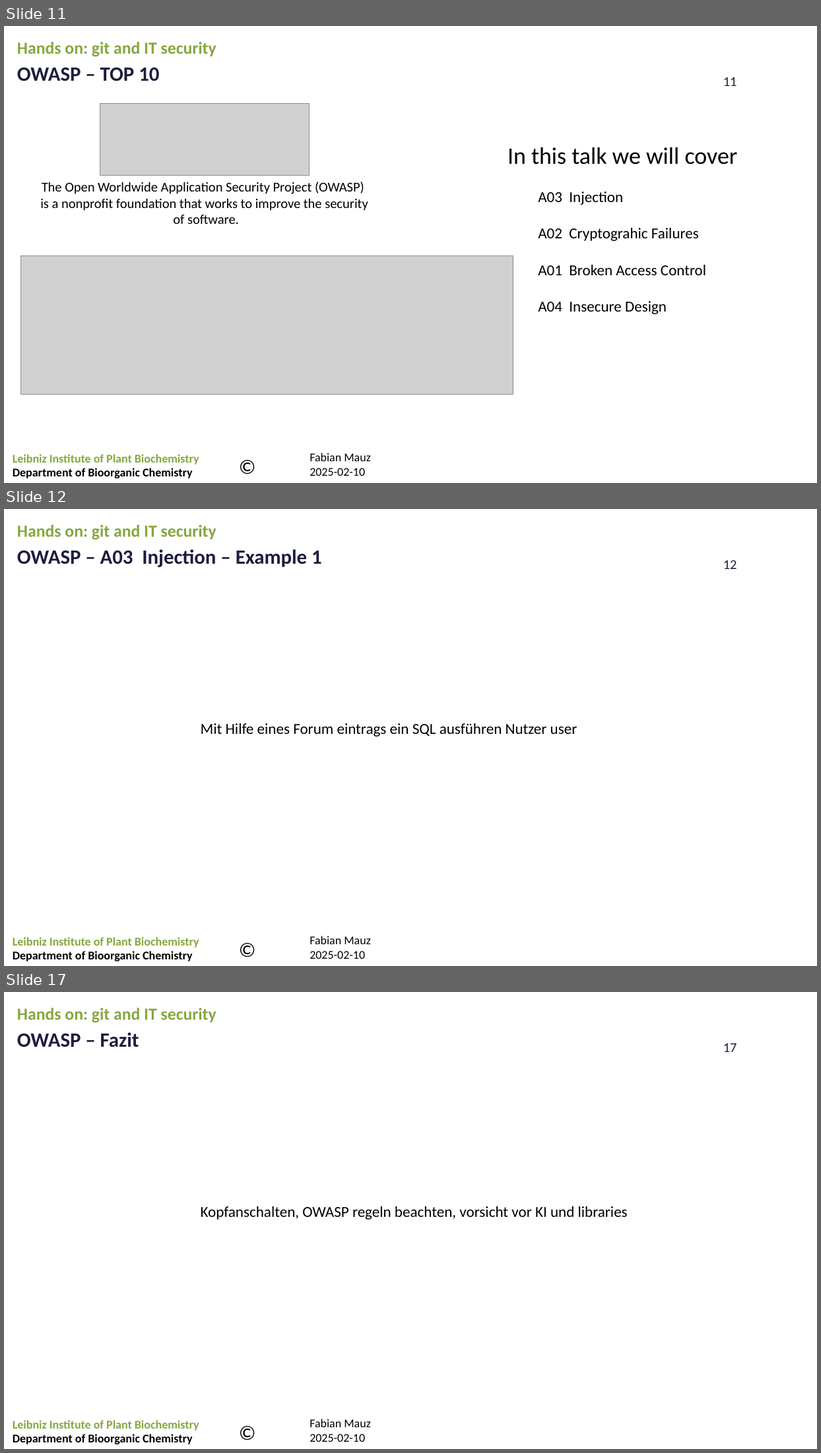
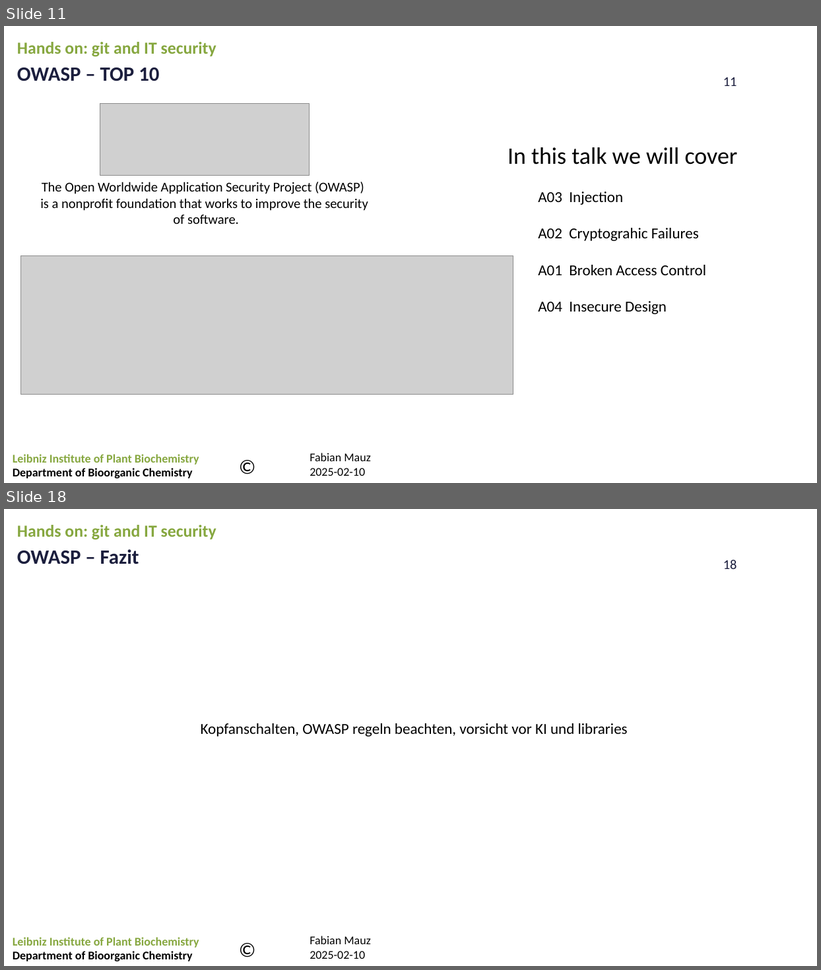
Before and after one commit to FabianMauz/talks_and_lessons, a slide deck: 20250219_git_and_it_security/20250219_git_and_it_security.pptx. Shown one above the other, each under a label of ours: slides 11, 12 and 17 before the commit, slides 11 and 18 after it; the slides between them are not shown. The pictures are 821x1453 and 821x970 pixels, drawn with LibreOffice and Linux fonts; fonts in the diff are those of the drawing; grey boxes stand for pictures; background and template pictures are left out. Boxes give left, top, right and bottom in pixels: in the first picture for what was removed or moved away, otherwise in the second. Text is boxed around its words. In the diff, an @@ line names an element or a change of style, - is before the commit and + after.

Commit message:
add more slides about security

```diff
--- a/20250219_git_and_it_security/20250219_git_and_it_security.pptx
+++ b/20250219_git_and_it_security/20250219_git_and_it_security.pptx
@@ slide 12 removed at [4,509,817,966], background picture (left out); not listed: 4 template elements that a slide beside it also shows @@
@@ text removed at [17,525,217,540] @@
-Hands on: git and IT security
@@ text removed at [17,549,322,567] @@
-OWASP – A03 Injection – Example 1
@@ text removed at [201,723,578,737] @@
-Mit Hilfe eines Forum eintrags ein SQL ausführen Nutzer user
@@ what was slide 17 is now slide 18 @@
@@ page number at [723,560,737,569]: text changed @@
-17
+18
```
Also in this commit, not shown: 1 slide changed, 5 slides added, 3 other slides removed.
